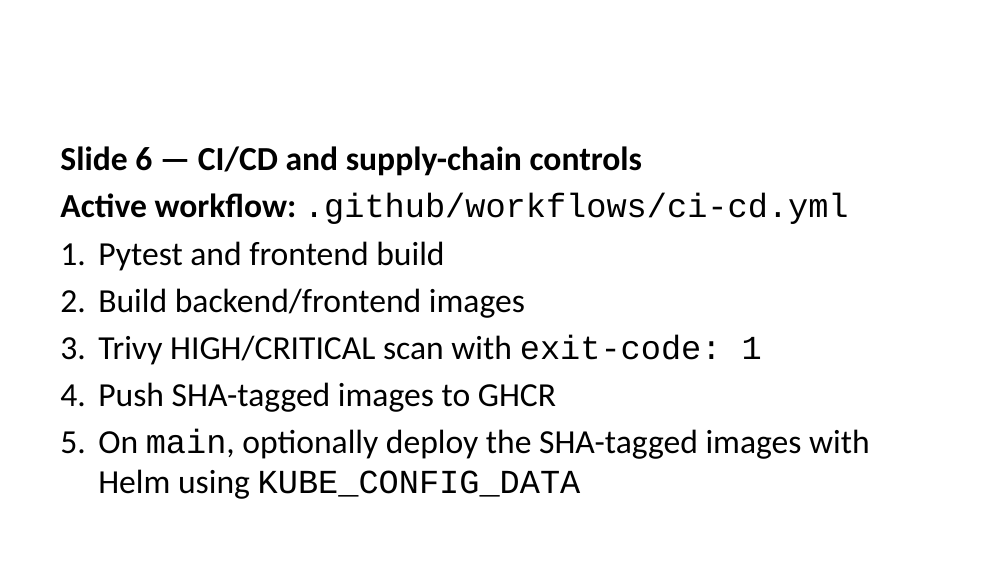
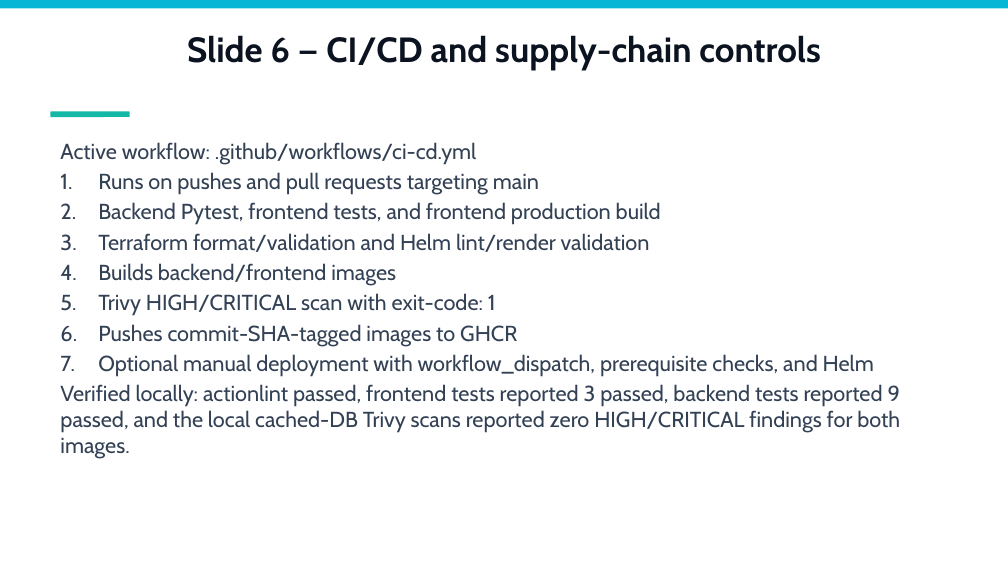
Before and after one commit to Akarsh1196/devsecops-csp, a slide deck: slide 7 of demo/presentation.pptx. Drawn at 1008x567 pixels with LibreOffice and Linux fonts; fonts in the diff are those of the drawing. Boxes give left, top, right and bottom in pixels: in the first picture for what was removed or moved away, otherwise in the second. Text is boxed around its words. In the diff, an @@ line names an element or a change of style, - is before the commit and + after.

```diff
--- a/demo/presentation.pptx
+++ b/demo/presentation.pptx
@@ background #FFFFFF to #F8FAFC @@
@@ rectangle added at (0,0,1008,8), fill #06B6D4 @@
@@ title added at (187,35,820,71), 25 pt, text #0B1220, bold @@
+Slide 6 — CI/CD and supply-chain controls
@@ rounded rectangle added at (50,111,130,117), fill #14B8A6 @@
@@ text at (60,146,643,176): paragraph removed @@
-Slide 6 — CI/CD and supply-chain controls
@@ text at (60,142,496,316): size 24 to 15.5 pt, text colour #000000 to #334155 in "Active workflow: .github/workflows/ci-cd.yml", "Trivy HIGH/CRITICAL scan with exit-code: 1"; font Calibri to Cabin in "Active workflow:", "Trivy HIGH/CRITICAL scan with"; font Courier New to Cabin in ".github/workflows/ci-cd.yml", "exit-code: 1"; bold off in "Active workflow:"; less space between paragraphs @@
@@ text at (98,172,661,286): text changed; size 24 to 15.5 pt; font Calibri to Cabin; text colour #000000 to #334155 @@
-1. Pytest and frontend build
-2. Build backend/frontend images
+1. Runs on pushes and pull requests targeting main
+2. Backend Pytest, frontend tests, and frontend production build
+3. Terraform format/validation and Helm lint/render validation
+4. Builds backend/frontend images
@@ text at (60,324,900,459): text changed; size 24 to 15.5 pt; font Calibri to Cabin; text colour #000000 to #334155 @@
-4. Push SHA-tagged images to GHCR
-5. On main, optionally deploy the SHA-tagged images with Helm using KUBE_CONFIG_DATA
+6. Pushes commit-SHA-tagged images to GHCR
+7. Optional manual deployment with workflow_dispatch, prerequisite checks, and Helm
+Verified locally: actionlint passed, frontend tests reported 3 passed, backend tests reported 9 passed, and the local cached-DB Trivy scans reported zero HIGH/CRITICAL findings for both images.
```
Also in this commit, not shown: 10 other slides changed, 1 slide added, 1 slide removed, 3 other files.
